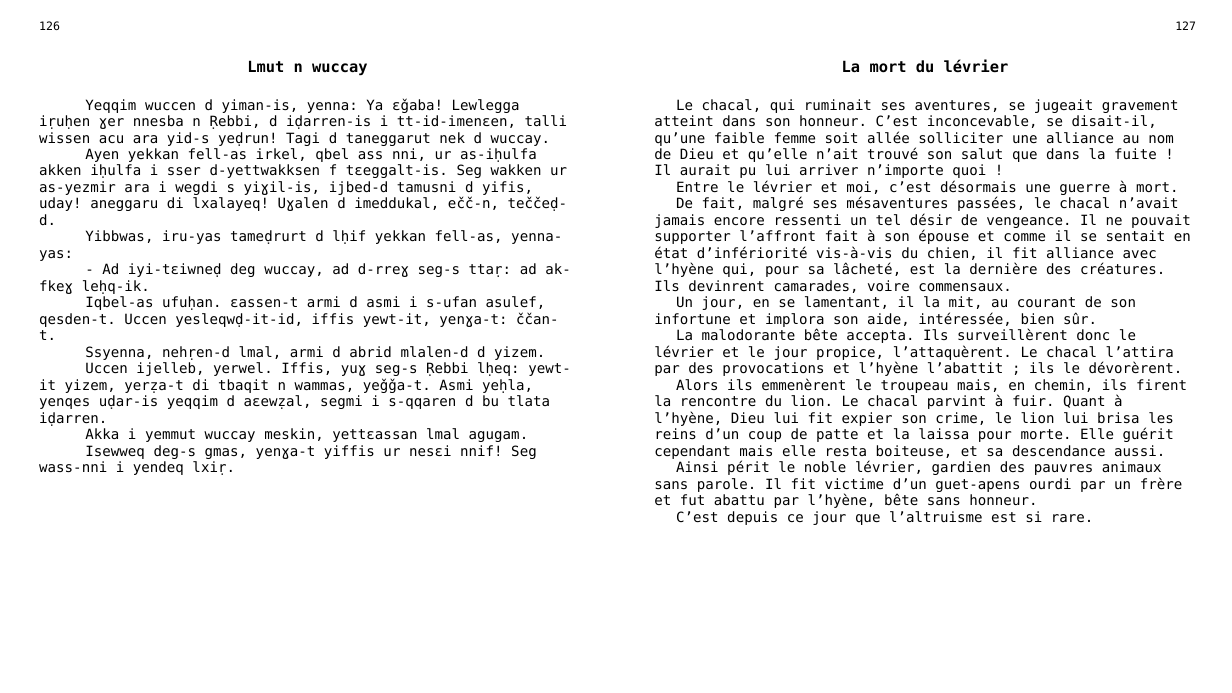
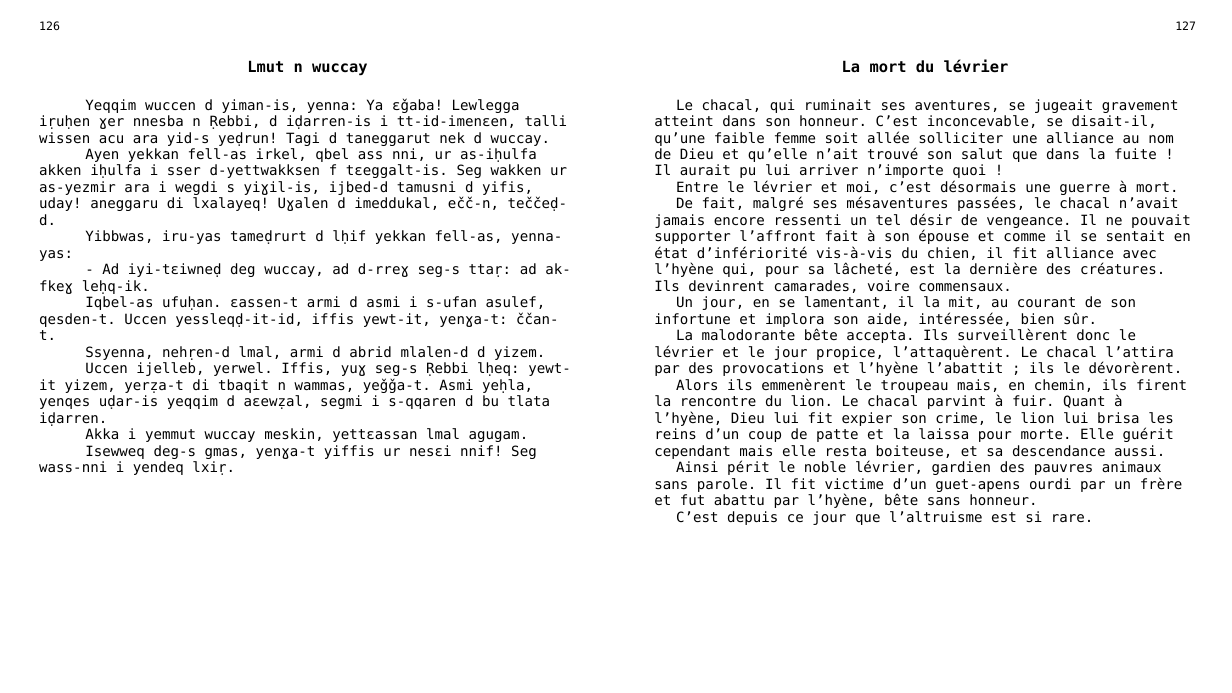
Before and after one commit to sferhah/tamacahut_n_wuccen, a slide deck: slide 48 of Uccen.ConsoleApp/uccen.pptx. Drawn at 1232x693 pixels with LibreOffice and Linux fonts; fonts in the diff are those of the drawing. Boxes give left, top, right and bottom in pixels: in the first picture for what was removed or moved away, otherwise in the second. Text is boxed around its words. In the diff, an @@ line names an element or a change of style, - is before the commit and + after.

```diff
--- a/Uccen.ConsoleApp/uccen.pptx
+++ b/Uccen.ConsoleApp/uccen.pptx
@@ table at (x1=30, y1=15, x2=1205, y2=668) @@
-row 3, column 1: Yeqqim wuccen d yiman-is, yenna: Ya ɛǧaba! Lewlegga iṛuḥen ɣer nnesba n Ṛebbi, d iḍarren-is i tt-id-imenɛen, talli wissen acu ara yid-s yeḍrun! Tagi d taneggarut nek d wuccay. / Ayen yekkan fell-as irkel, qbel ass nni, ur as-iḥulfa akken iḥulfa i sser d-yettwakksen f tɛeggalt-is. Seg wakken ur as-yezmir ara i wegdi s yiɣil-is, ijbed-d tamusni d yifis, uday! aneggaru di lxalayeq! Uɣalen d imeddukal, ečč-n, teččeḍ-d. / Yibbwas, iru-yas tameḍrurt d lḥif yekkan fell-as, yenna-yas: / - Ad iyi-tɛiwneḍ deg wuccay, ad d-rreɣ seg-s ttaṛ: ad ak-fkeɣ leḥq-ik. / Iqbel-as ufuḥan. ɛassen-t armi d asmi i s-ufan asulef, qesden-t. Uccen yesleqwḍ-it-id, iffis yewt-it, yenɣa-t: ččan-t. / Ssyenna, nehṛen-d lmal, armi d abrid mlalen-d d yizem. / Uccen ijelleb, yerwel. Iffis, yuɣ seg-s Ṛebbi lḥeq: yewt-it yizem, yerẓa-t di tbaqit n wammas, yeǧǧa-t. Asmi yeḥla, yenqes uḍar-is yeqqim d aɛewẓal, segmi i s-qqaren d bu tlata iḍarren. / Akka i yemmut wuccay meskin, yettɛassan lmal agugam. / Isewweq deg-s gmas, yenɣa-t yiffis ur nesɛi nnif! Seg wass-nni i yendeq lxiṛ.
+row 3, column 1: Yeqqim wuccen d yiman-is, yenna: Ya ɛǧaba! Lewlegga iṛuḥen ɣer nnesba n Ṛebbi, d iḍarren-is i tt-id-imenɛen, talli wissen acu ara yid-s yeḍrun! Tagi d taneggarut nek d wuccay. / Ayen yekkan fell-as irkel, qbel ass nni, ur as-iḥulfa akken iḥulfa i sser d-yettwakksen f tɛeggalt-is. Seg wakken ur as-yezmir ara i wegdi s yiɣil-is, ijbed-d tamusni d yifis, uday! aneggaru di lxalayeq! Uɣalen d imeddukal, ečč-n, teččeḍ-d. / Yibbwas, iru-yas tameḍrurt d lḥif yekkan fell-as, yenna-yas: / - Ad iyi-tɛiwneḍ deg wuccay, ad d-rreɣ seg-s ttaṛ: ad ak-fkeɣ leḥq-ik. / Iqbel-as ufuḥan. ɛassen-t armi d asmi i s-ufan asulef, qesden-t. Uccen yessleqḍ-it-id, iffis yewt-it, yenɣa-t: ččan-t. / Ssyenna, nehṛen-d lmal, armi d abrid mlalen-d d yizem. / Uccen ijelleb, yerwel. Iffis, yuɣ seg-s Ṛebbi lḥeq: yewt-it yizem, yerẓa-t di tbaqit n wammas, yeǧǧa-t. Asmi yeḥla, yenqes uḍar-is yeqqim d aɛewẓal, segmi i s-qqaren d bu tlata iḍarren. / Akka i yemmut wuccay meskin, yettɛassan lmal agugam. / Isewweq deg-s gmas, yenɣa-t yiffis ur nesɛi nnif! Seg wass-nni i yendeq lxiṛ.
```
Also in this commit, not shown: 5 other slides changed, 1 other file.
